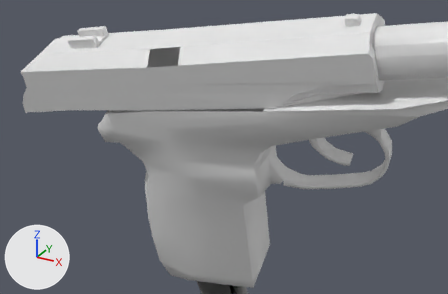
What one commit did to the OBJ model Vertex_Animation_Compiler/Assets/Makarov_Pistol_Reload181.obj.
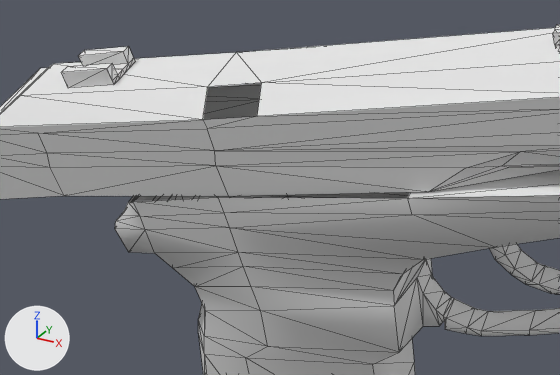
There are two pictures of each version: one from a 50 mm lens placed at (0.4646, -0.3079, 0.0094), pointed at (0.3672, -0.1307, -0.0792), one close up on the part from 7% to 78% of the width and 0% to 72% of the height. Every picture has the same lights, and +X, +Y and +Z are marked at lower left. The close-ups show mesh edges as thin lines. Where no turn or scale is listed for an object, it has been applied to the vertices.

In view in the first close-up: 'Rest_of_the_gun_Sphere', 'Top_Slider_Sphere.001'.
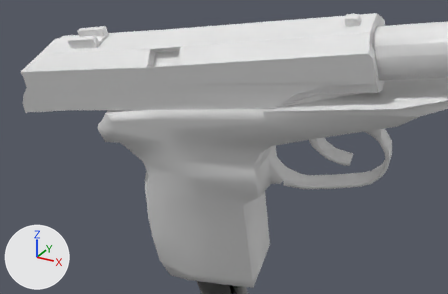
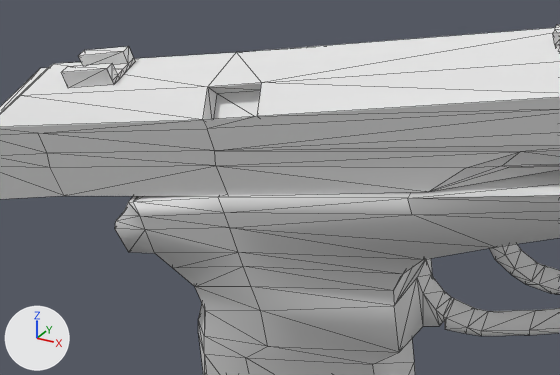
What differs and where, as boxes (x1, y1, x2, y2) in the close-ups (560 x 375 px):
part 1 of me_rest_of_the_gun_sphere, added
    after: (129, 192, 410, 202)
part 2 of me_top_slider_sphere_001, added
    after: (203, 83, 261, 120)

What the commit changed:
me_rest_of_the_gun_sphere has 272 vertices, 519 faces and spans x 0.3121..0.459, y -0.1389..-0.0831, z -0.1593..-0.0263.
me_rest_of_the_gun_sphere is used by ob_rest_of_the_gun_sphere; location (0.0, 0.0, 0.0).
Verts and faces of me_rest_of_the_gun_sphere; kept vertices keep their numbers, new ones are numbered from 272.
Before the commit, vertices of me_rest_of_the_gun_sphere: 164 (0.3795, -0.1091, -0.055), 166 (0.3212, -0.1389, -0.0723) at pixel (128, 202), 175 (0.3225, -0.1388, -0.072) at pixel (133, 201), 178 (0.383, -0.133, -0.0622) at pixel (407, 198), 179 (0.3429, -0.1371, -0.0679) at pixel (218, 197).
Before the commit, vertices of me_rest_of_the_gun_sphere: 180 (0.319, -0.1149, -0.0647), 181 (0.3395, -0.1132, -0.0607), 183 (0.3177, -0.115, -0.0651).
Part 1, on me_rest_of_the_gun_sphere:
New faces: (164, 181, 179), (175, 179, 181), (166, 175, 183), (164, 179, 178), (175, 181, 180), (175, 180, 183).
me_top_slider_sphere_001 is used by ob_top_slider_sphere_001; location (0.0, 0.0, 0.0).
me_top_slider_sphere_001 had 127 vertices, 227 faces and spanned x 0.2794..0.4189, y -0.1469..-0.1086, z -0.0778..-0.0291.
me_top_slider_sphere_001 now has 131 vertices, 237 faces and spans x 0.2794..0.4189, y -0.1469..-0.1086, z -0.0778..-0.0291.
Part 2, on me_top_slider_sphere_001:
4 vertices are added at (0.3549, -0.1372, -0.0508), (0.3434, -0.1385, -0.0527), (0.3537, -0.1335, -0.0454), (0.3422, -0.1347, -0.0473).
10 new faces join them.
